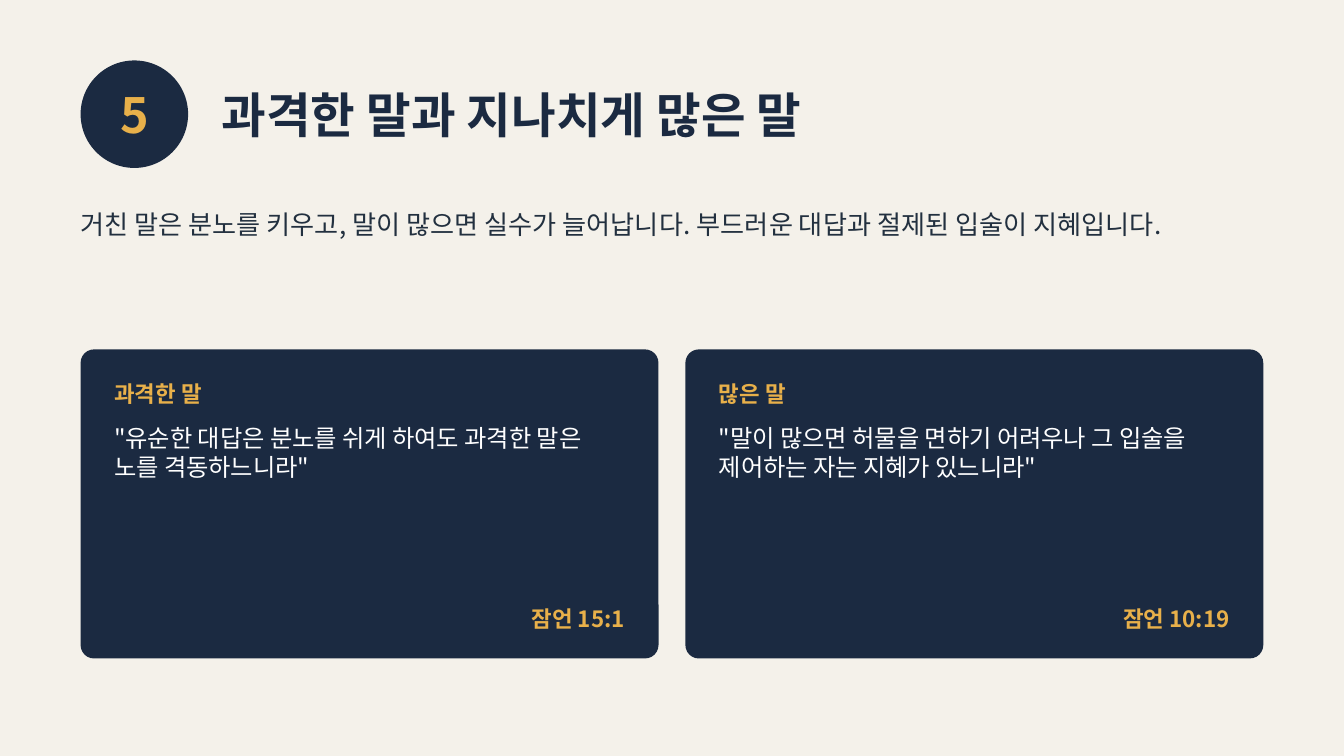
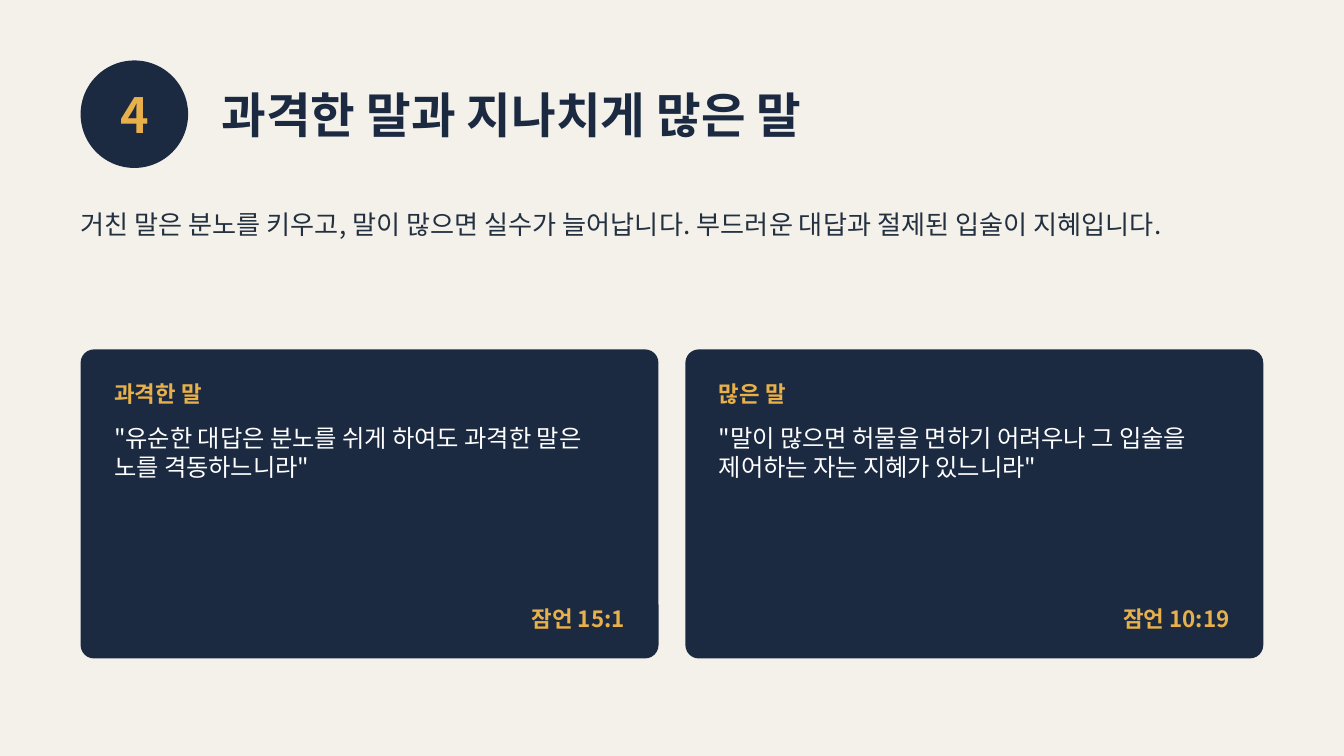
Before and after one commit to ChampionJohan/Johan, a slide deck: slide 6 of proverbs-speech.pptx (slide 7 before the commit). Drawn at 1344x756 pixels with LibreOffice and Linux fonts; fonts in the diff are those of the drawing. Boxes give left, top, right and bottom in pixels: in the first picture for what was removed or moved away, otherwise in the second. Text is boxed around its words. In the diff, an @@ line names an element or a change of style, - is before the commit and + after.

```diff
--- a/proverbs-speech.pptx
+++ b/proverbs-speech.pptx
@@ text at (120, 97, 149, 133): text changed @@
-5
+4
```
Also in this commit, not shown: 2 other slides changed, 3 other files.
